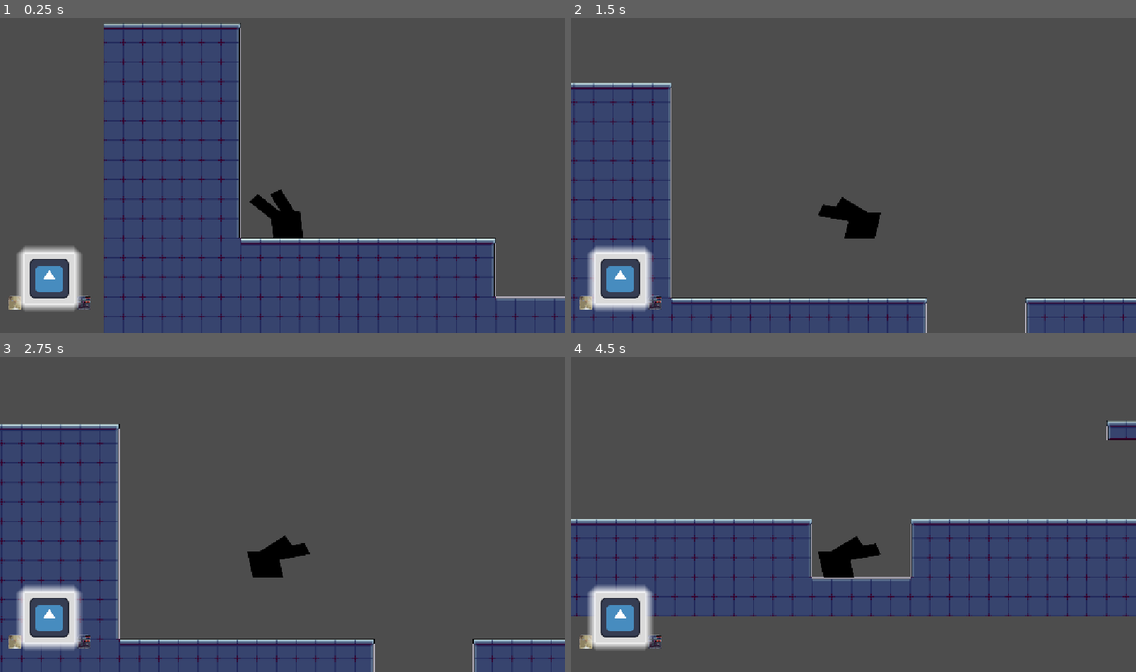
Above: before the commit, frames 1-4 (two rows, left to right).
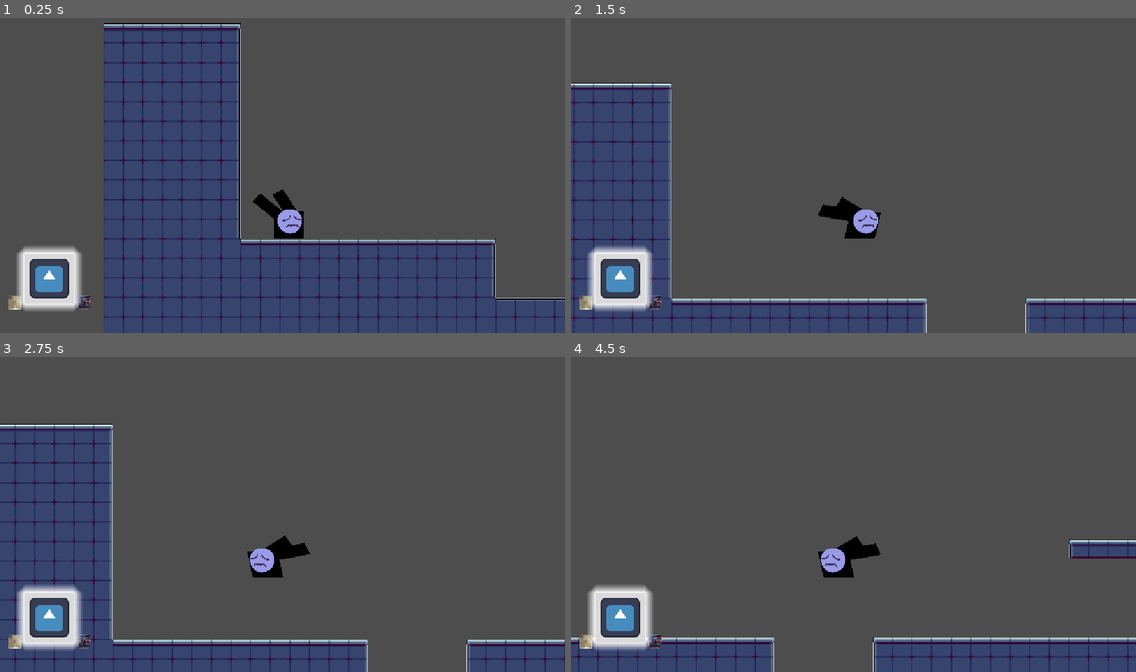
Above: after the commit, the same moments.

Repository: Paulpoomrit/ggj-2026
Game: Godot game, scene res://levels/test_level.tscn
Same seed, same stepped clock (60 frames per second), same inputs: the game is played once before the commit and once after it. The engine's default icon, where the game draws it, is replaced by a stand-in: a white triangle on a blue panel in a dark square.
Inputs:
- Up to frame 1 (0.25 s): no input
- Up to frame 2 (1.5 s): tap Enter at 0.5, 1.35 s; hold D (move_right) from 0.53 s (still down); tap Space (jump) at 0.6, 0.77, 1.07 s
- Up to frame 3 (2.75 s): tap Space (jump) at 1.52, 1.55, 1.82, 2.1 s; release D (move_right) at 2.03 s; hold A (move_left) from 2.03 s (still down)
- Up to frame 4 (4.5 s): release A (move_left) at 2.78 s; hold D (move_right) 2.78-4.28 s; tap Enter at 2.85, 4.35 s; tap Space (jump) at 3.02, 3.05, 3.32, 3.6, 3.77, 4.07 s; hold A (move_left) from 4.28 s (still down)

The runs differ from the first frame. In frame 1, 2.0% of the frame differs, in the area x 18-100%, y 1-96%; in frame 2, 1.8%; in frame 3, 4.7%; in frame 4, 35%, in the area x 0-100%, y 20-100%.

Commit message:
Mask change on player and some Sprites

Diff:
--- a/scenes/player.tscn
+++ b/scenes/player.tscn
@@ -1,21 +1,209 @@
-[gd_scene load_steps=13 format=3 uid="uid://bsfa1tlsh7fwr"]
+[gd_scene load_steps=63 format=3 uid="uid://bsfa1tlsh7fwr"]
 
 [ext_resource type="Script" uid="uid://bdf8a0uau7y2d" path="res://scripts/player.gd" id="1_g2els"]
+[ext_resource type="Texture2D" uid="uid://b6n1x25a4avl0" path="res://assets/Moods/IMG_3532.PNG" id="3_jej6c"]
 [ext_resource type="PackedScene" uid="uid://beiv8spglpk43" path="res://UI/item_ui.tscn" id="3_qhqgy"]
+[ext_resource type="Texture2D" uid="uid://6bqp6hleglvs" path="res://assets/Player/Idle/idle_finished0001.png" id="3_ujl30"]
 [ext_resource type="Texture2D" uid="uid://bx6tspcfne77u" path="res://assets/Player/protag_run0001.png" id="3_y4r1p"]
+[ext_resource type="Texture2D" uid="uid://bg3j88lmsdy13" path="res://assets/Player/Idle/idle_finished0002.png" id="4_31cv2"]
 [ext_resource type="Texture2D" uid="uid://28y6hjoq5aju" path="res://assets/Player/protag_run0002.png" id="4_d2wvv"]
+[ext_resource type="Texture2D" uid="uid://bgtk02mbrxyjc" path="res://assets/Moods/IMG_3530.PNG" id="4_f1ej7"]
 [ext_resource type="Texture2D" uid="uid://mcxjwmbhr5g2" path="res://assets/Player/protag_run0003.png" id="5_3v2ag"]
+[ext_resource type="Texture2D" uid="uid://cr8ffjt2uowux" path="res://assets/Moods/IMG_3531.PNG" id="5_oprun"]
+[ext_resource type="Texture2D" uid="uid://1alhfo12q6u4" path="res://assets/Player/Idle/idle_finished0003.png" id="5_pf23h"]
+[ext_resource type="Texture2D" uid="uid://c58s5j64hfaq2" path="res://assets/Player/Idle/idle_finished0004.png" id="6_dt7fs"]
 [ext_resource type="Texture2D" uid="uid://g4po6fv3v3sx" path="res://assets/Player/protag_run0004.png" id="6_jej6c"]
 [ext_resource type="Texture2D" uid="uid://cdjw2jbcbjymm" path="res://assets/Player/protag_run0005.png" id="7_f1ej7"]
+[ext_resource type="Texture2D" uid="uid://ke0g6nov5b3d" path="res://assets/Player/Idle/idle_finished0005.png" id="7_wqfne"]
 [ext_resource type="Texture2D" uid="uid://cblcb0jqacdbl" path="res://assets/Player/protag_run0006.png" id="8_oprun"]
+[ext_resource type="Texture2D" uid="uid://bnbcruju7wqs4" path="res://assets/Player/Idle/idle_finished0006.png" id="8_wnwbv"]
 [ext_resource type="Texture2D" uid="uid://fkkxmoqna3jv" path="res://assets/Player/protag_run0007.png" id="9_a8ls1"]
+[ext_resource type="Texture2D" uid="uid://m1n1j1lkd3x7" path="res://assets/Player/Idle/idle_finished0007.png" id="9_gl8cc"]
+[ext_resource type="Texture2D" uid="uid://ckcjbixkevqkm" path="res://assets/Player/Idle/idle_finished0008.png" id="10_487ah"]
 [ext_resource type="Texture2D" uid="uid://cknpb5jh7d4xe" path="res://assets/Player/protag_run0008.png" id="10_qfm1y"]
+[ext_resource type="Texture2D" uid="uid://efp7hwsafkkk" path="res://assets/Player/Idle/idle_finished0009.png" id="11_md1ol"]
+[ext_resource type="Texture2D" uid="uid://cggc3ig3s68sd" path="res://assets/Player/Idle/idle_finished0010.png" id="12_bj30b"]
+[ext_resource type="Texture2D" uid="uid://cv5lp1o80ay2l" path="res://assets/Player/Idle/idle_finished0011.png" id="13_jc3p3"]
+[ext_resource type="Texture2D" uid="uid://cqkov3bo3nj7g" path="res://assets/Player/Idle/idle_finished0012.png" id="14_hax0n"]
+[ext_resource type="Texture2D" uid="uid://cbjrxl4biryda" path="res://assets/Player/Idle/idle_finished0013.png" id="15_t4otl"]
+[ext_resource type="Texture2D" uid="uid://br58bg6fd5d7j" path="res://assets/Player/Idle/idle_finished0014.png" id="16_j2b1d"]
+[ext_resource type="Texture2D" uid="uid://cseg4cxk8w7ly" path="res://assets/Player/Idle/idle_finished0015.png" id="17_cs1tg"]
+[ext_resource type="Texture2D" uid="uid://sbxm85wqnwo4" path="res://assets/Player/Idle/idle_finished0016.png" id="18_2dvfe"]
+[ext_resource type="Texture2D" uid="uid://bshstu615ombp" path="res://assets/Player/jump/jump_anim0001.png" id="19_wnwbv"]
+[ext_resource type="Texture2D" uid="uid://blxodj35fvbn1" path="res://assets/Player/jump/jump_anim0002.png" id="20_gl8cc"]
+[ext_resource type="Texture2D" uid="uid://b83dwejnhuj4e" path="res://assets/Player/jump/jump_anim0003.png" id="21_487ah"]
+[ext_resource type="Texture2D" uid="uid://v1s7wvu51wxu" path="res://assets/Player/jump/jump_anim0004.png" id="22_md1ol"]
+[ext_resource type="Texture2D" uid="uid://djy15gu72h2ow" path="res://assets/Player/jump/jump_anim0005.png" id="23_bj30b"]
 
 [sub_resource type="CircleShape2D" id="CircleShape2D_qhqgy"]
-radius = 15.462788
+radius = 13.3291855
+
+[sub_resource type="AtlasTexture" id="AtlasTexture_giy8y"]
+atlas = ExtResource("3_ujl30")
+region = Rect2(0, 0, 282, 269)
+
+[sub_resource type="AtlasTexture" id="AtlasTexture_fdfoy"]
+atlas = ExtResource("4_31cv2")
+region = Rect2(0, 0, 282, 269)
+
+[sub_resource type="AtlasTexture" id="AtlasTexture_hhpqf"]
+atlas = ExtResource("5_pf23h")
+region = Rect2(0, 0, 282, 269)
+
+[sub_resource type="AtlasTexture" id="AtlasTexture_g5jhy"]
+atlas = ExtResource("6_dt7fs")
+region = Rect2(0, 0, 282, 269)
+
+[sub_resource type="AtlasTexture" id="AtlasTexture_holxr"]
+atlas = ExtResource("7_wqfne")
+region = Rect2(0, 0, 282, 269)
+
+[sub_resource type="AtlasTexture" id="AtlasTexture_mx1m4"]
+atlas = ExtResource("8_wnwbv")
+region = Rect2(0, 0, 282, 269)
+
+[sub_resource type="AtlasTexture" id="AtlasTexture_4gjji"]
+atlas = ExtResource("6_dt7fs")
+region = Rect2(0, 0, 282, 269)
+
+[sub_resource type="AtlasTexture" id="AtlasTexture_u2ulf"]
+atlas = ExtResource("9_gl8cc")
+region = Rect2(0, 0, 282, 269)
+
+[sub_resource type="AtlasTexture" id="AtlasTexture_6e8lb"]
+atlas = ExtResource("10_487ah")
+region = Rect2(0, 0, 282, 269)
+
+[sub_resource type="AtlasTexture" id="AtlasTexture_2gdjj"]
+atlas = ExtResource("11_md1ol")
+region = Rect2(0, 0, 282, 269)
+
+[sub_resource type="AtlasTexture" id="AtlasTexture_sc3ue"]
+atlas = ExtResource("12_bj30b")
+region = Rect2(0, 0, 282, 269)
+
+[sub_resource type="AtlasTexture" id="AtlasTexture_lxlsd"]
+atlas = ExtResource("13_jc3p3")
+region = Rect2(0, 0, 282, 269)
+
+[sub_resource type="AtlasTexture" id="AtlasTexture_ha2mi"]
+atlas = ExtResource("14_hax0n")
+region = Rect2(0, 0, 282, 269)
+
+[sub_resource type="AtlasTexture" id="AtlasTexture_apa73"]
+atlas = ExtResource("15_t4otl")
+region = Rect2(0, 0, 282, 269)
+
+[sub_resource type="AtlasTexture" id="AtlasTexture_74r1k"]
+atlas = ExtResource("16_j2b1d")
+region = Rect2(0, 0, 282, 269)
+
+[sub_resource type="AtlasTexture" id="AtlasTexture_8svfe"]
+atlas = ExtResource("17_cs1tg")
+region = Rect2(0, 0, 282, 269)
+
+[sub_resource type="AtlasTexture" id="AtlasTexture_2a3c5"]
+atlas = ExtResource("18_2dvfe")
+region = Rect2(0, 0, 282, 269)
+
+[sub_resource type="AtlasTexture" id="AtlasTexture_jc3p3"]
+atlas = ExtResource("19_wnwbv")
+region = Rect2(0, 0, 237, 284)
+
+[sub_resource type="AtlasTexture" id="AtlasTexture_hax0n"]
+atlas = ExtResource("20_gl8cc")
+region = Rect2(0, 0, 237, 284)
+
+[sub_resource type="AtlasTexture" id="AtlasTexture_j2b1d"]
+atlas = ExtResource("22_md1ol")
+region = Rect2(0, 0, 237, 323)
+
+[sub_resource type="AtlasTexture" id="AtlasTexture_cs1tg"]
+atlas = ExtResource("23_bj30b")
+region = Rect2(0, 0, 237, 323)
+
+[sub_resource type="AtlasTexture" id="AtlasTexture_t4otl"]
+atlas = ExtResource("21_487ah")
+region = Rect2(0, 0, 237, 284)
 
 [sub_resource type="SpriteFrames" id="SpriteFrames_qhqgy"]
 animations = [{
+"frames": [{
+"duration": 1.0,
+"texture": SubResource("AtlasTexture_giy8y")
+}, {
+"duration": 1.0,
+"texture": SubResource("AtlasTexture_fdfoy")
+}, {
+"duration": 1.0,
+"texture": SubResource("AtlasTexture_hhpqf")
+}, {
+"duration": 1.0,
+"texture": SubResource("AtlasTexture_g5jhy")
+}, {
+"duration": 1.0,
+"texture": SubResource("AtlasTexture_holxr")
+}, {
+"duration": 1.0,
+"texture": SubResource("AtlasTexture_mx1m4")
+}, {
+"duration": 1.0,
+"texture": SubResource("AtlasTexture_4gjji")
+}, {
+"duration": 1.0,
+"texture": SubResource("AtlasTexture_u2ulf")
+}, {
+"duration": 1.0,
+"texture": SubResource("AtlasTexture_6e8lb")
+}, {
+"duration": 1.0,
+"texture": SubResource("AtlasTexture_2gdjj")
+}, {
+"duration": 1.0,
+"texture": SubResource("AtlasTexture_sc3ue")
+}, {
+"duration": 1.0,
+"texture": SubResource("AtlasTexture_lxlsd")
+}, {
+"duration": 1.0,
+"texture": SubResource("AtlasTexture_ha2mi")
+}, {
+"duration": 1.0,
+"texture": SubResource("AtlasTexture_apa73")
+}, {
+"duration": 1.0,
+"texture": SubResource("AtlasTexture_74r1k")
+}, {
+"duration": 1.0,
+"texture": SubResource("AtlasTexture_8svfe")
+}, {
+"duration": 1.0,
+"texture": SubResource("AtlasTexture_2a3c5")
+}],
+"loop": true,
+"name": &"idle",
+"speed": 12.0
+}, {
+"frames": [{
+"duration": 1.0,
+"texture": SubResource("AtlasTexture_jc3p3")
+}, {
+"duration": 1.0,
+"texture": SubResource("AtlasTexture_hax0n")
+}, {
+"duration": 1.0,
+"texture": SubResource("AtlasTexture_j2b1d")
+}, {
+"duration": 1.0,
+"texture": SubResource("AtlasTexture_cs1tg")
+}, {
+"duration": 1.0,
+"texture": SubResource("AtlasTexture_t4otl")
+}],
+"loop": false,
+"name": &"jump",
+"speed": 5.0
+}, {
 "frames": [{
 "duration": 1.0,
 "texture": ExtResource("9_a8ls1")
@@ -51,11 +239,54 @@
 "speed": 12.0
 }]
 
+[sub_resource type="AtlasTexture" id="AtlasTexture_md1ol"]
+atlas = ExtResource("3_jej6c")
+region = Rect2(250, 163, 400, 400)
+
+[sub_resource type="AtlasTexture" id="AtlasTexture_bj30b"]
+atlas = ExtResource("4_f1ej7")
+region = Rect2(250, 163, 400, 400)
+
+[sub_resource type="AtlasTexture" id="AtlasTexture_2dvfe"]
+atlas = ExtResource("5_oprun")
+region = Rect2(250, 163, 400, 400)
+
+[sub_resource type="SpriteFrames" id="SpriteFrames_giy8y"]
+animations = [{
+"frames": [{
+"duration": 1.0,
+"texture": SubResource("AtlasTexture_md1ol")
+}],
+"loop": true,
+"name": &"ANGRY",
+"speed": 5.0
+}, {
+"frames": [{
+"duration": 1.0,
+"texture": SubResource("AtlasTexture_bj30b")
+}],
+"loop": true,
+"name": &"HAPPY",
+"speed": 5.0
+}, {
+"frames": [{
+"duration": 1.0,
+"texture": SubResource("AtlasTexture_2dvfe")
+}],
+"loop": true,
+"name": &"SAD",
+"speed": 5.0
+}]
+
 [node name="Player" type="CharacterBody2D"]
 collision_layer = 0
 script = ExtResource("1_g2els")
 
-[node name="Sprite2D" type="Sprite2D" parent="."]
+[node name="CollisionShape2D" type="CollisionShape2D" parent="."]
+position = Vector2(-1.46, -1.01)
+scale = Vector2(8, 4.6)
+skew = 0.12915432
+shape = SubResource("CircleShape2D_qhqgy")
 
 [node name="Camera2D" type="Camera2D" parent="."]
 position = Vector2(9, -203)
@@ -71,15 +302,20 @@
 offset_bottom = 423.0
 size_flags_vertical = 8
 
-[node name="CollisionShape2D" type="CollisionShape2D" parent="."]
-position = Vector2(-3, -1.9999999)
-scale = Vector2(8, 3.8599997)
-skew = 0.01570797
-shape = SubResource("CircleShape2D_qhqgy")
-
 [node name="AnimatedSprite2D" type="AnimatedSprite2D" parent="."]
 position = Vector2(-8, -41)
 scale = Vector2(0.75, 0.75)
 sprite_frames = SubResource("SpriteFrames_qhqgy")
-animation = &"walk"
-frame_progress = 0.3683449
+animation = &"idle"
+autoplay = "idle"
+
+[node name="AnimatedSprite2D" type="AnimatedSprite2D" parent="AnimatedSprite2D"]
+position = Vector2(90.666664, 13.333332)
+scale = Vector2(0.6666667, 0.6666667)
+sprite_frames = SubResource("SpriteFrames_giy8y")
+animation = &"SAD"
+offset = Vector2(-40, 0)
+
+[node name="Node2D" type="Node2D" parent="."]
+
+[connection signal="mask_changed" from="ItemUI" to="." method="_on_item_ui_mask_changed"]
--- a/scripts/player.gd
+++ b/scripts/player.gd
@@ -1,9 +1,17 @@
 extends CharacterBody2D
 
+
 @onready var animated_sprite_2d: AnimatedSprite2D = $AnimatedSprite2D
+@onready var player_sprite_node: AnimatedSprite2D = $AnimatedSprite2D/AnimatedSprite2D
 
+#var index: GameManager.GAME_STATE
 const SPEED = 600.0
 const JUMP_VELOCITY = -700.0
+
+func _ready() -> void:
+	#GameManager.on_game_state_changed.connect(change_mood)
+	pass
+
 
 
 func _physics_process(delta: float) -> void:
@@ -13,7 +21,11 @@
 
 	# Handle jump.
 	if Input.is_action_just_pressed("jump") and is_on_floor():
+		animated_sprite_2d.play("jump")
 		velocity.y = JUMP_VELOCITY
+		print("jump")
+
+
 
 	# Get the input direction and handle the movement/deceleration.
 	# As good practice, you should replace UI actions with custom gameplay actions.
@@ -22,9 +34,24 @@
 		animated_sprite_2d.play("walk")
 		velocity.x = direction * SPEED
 		animated_sprite_2d.flip_h = direction < 0
+		player_sprite_node.flip_h = direction < 0
+		if velocity.x < 0:
+			player_sprite_node.set_offset(Vector2(-270,0))
+		else:
+			player_sprite_node.set_offset(Vector2(+0,0))
 	else:
-		animated_sprite_2d.play("slow_down")
+		player_sprite_node.centered
 		velocity.x = move_toward(velocity.x, 0, SPEED)
 		#animated_sprite_2d.stop()
 
 	move_and_slide()
+
+
+func _on_item_ui_mask_changed(index: int) -> void:
+	match index:
+		0:
+			player_sprite_node.play("HAPPY")
+		1:
+			player_sprite_node.play("SAD")
+		2:
+			player_sprite_node.play("ANGRY")
Binary file added: assets/Moods/IMG_3530.PNG
Not shown, added: assets/Moods/IMG_3530.PNG.import
Binary file added: assets/Moods/IMG_3531.PNG
Not shown, added: assets/Moods/IMG_3531.PNG.import
Binary file added: assets/Moods/IMG_3532.PNG
Not shown, added: assets/Moods/IMG_3532.PNG.import
Binary file added: assets/Player/Idle/idle_finished0001.png
Not shown, added: assets/Player/Idle/idle_finished0001.png.import
Binary file added: assets/Player/Idle/idle_finished0002.png
Not shown, added: assets/Player/Idle/idle_finished0002.png.import
Binary file added: assets/Player/Idle/idle_finished0003.png
Not shown, added: assets/Player/Idle/idle_finished0003.png.import
(and 36 more such lines)
